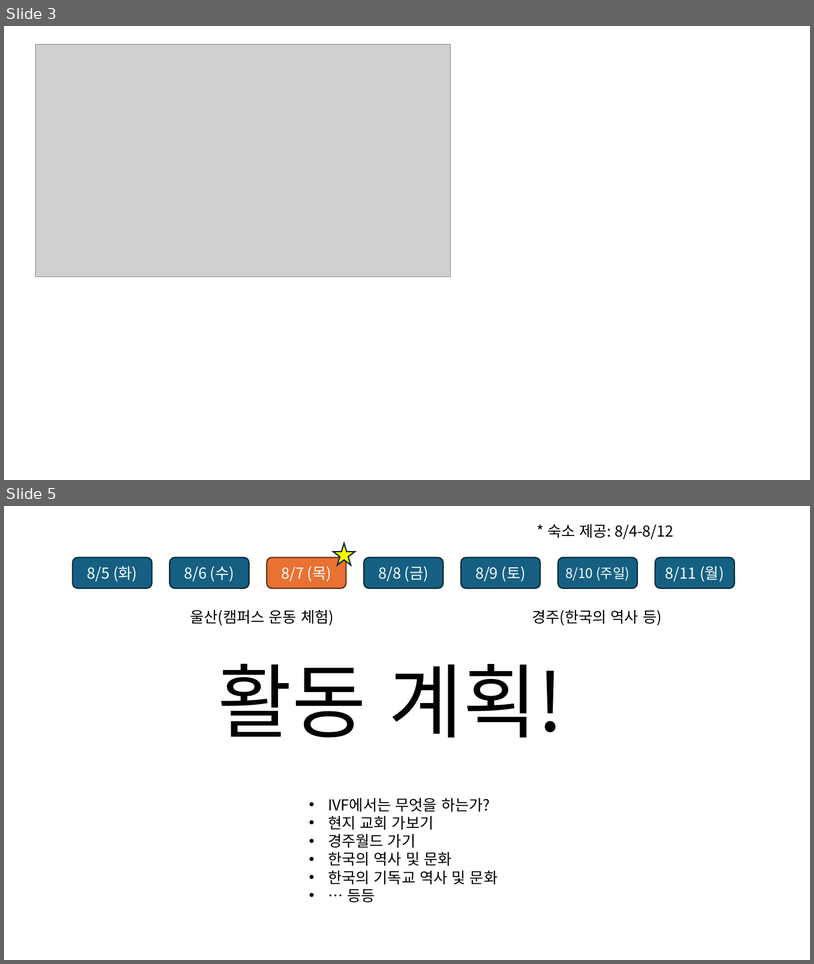
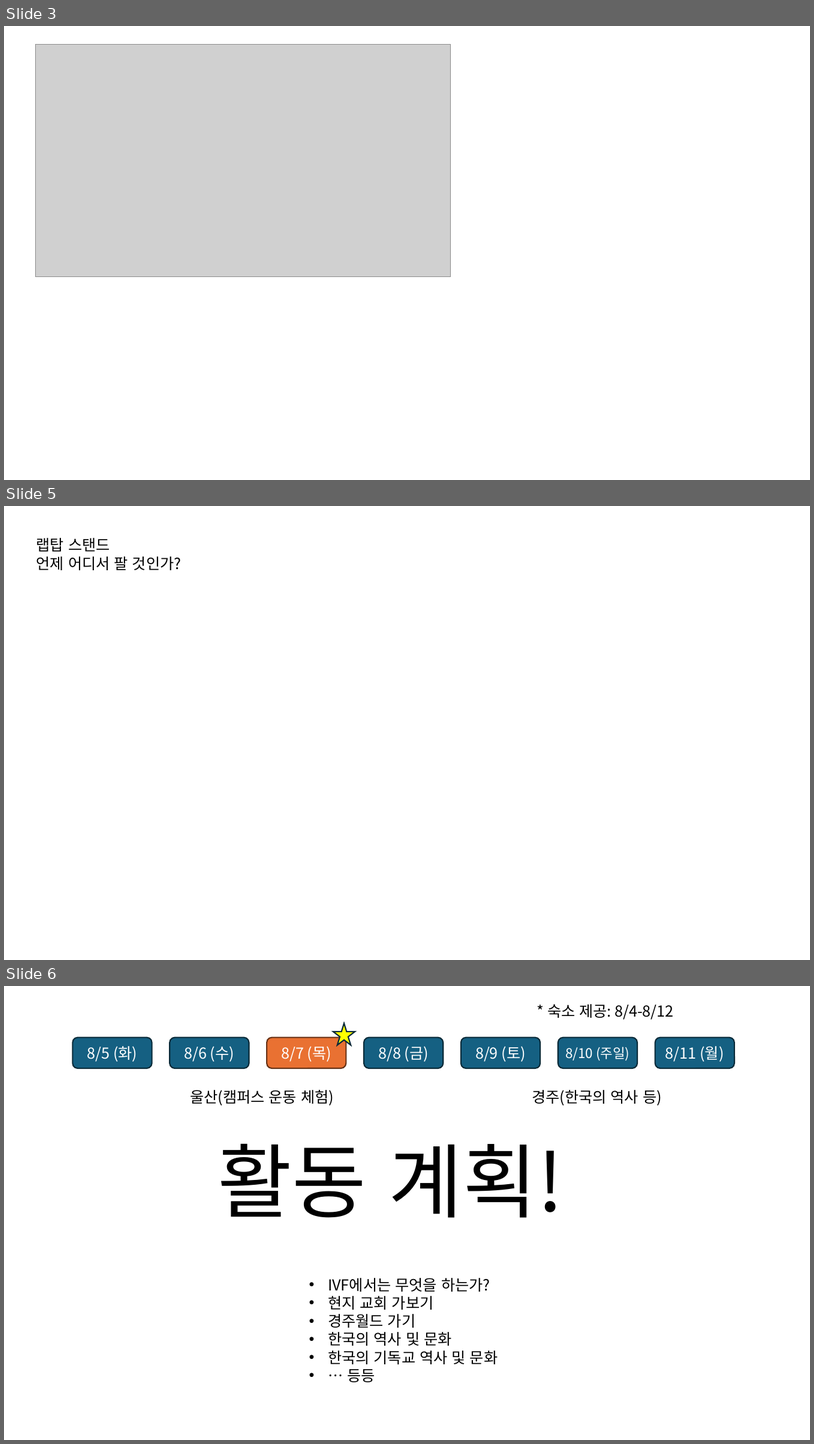
Before and after one commit to 51SB-ANTIMONY/2025-1_UNISTIVF-SEED, a slide deck: PPT/week5_필리핀 친구들 맞이할 준비하기_20250401.pptx. Shown one above the other, each under a label of ours: slides 3 and 5 before the commit, slides 3, 5 and 6 after it; the slides between them are not shown. The pictures are 814x964 and 814x1444 pixels, drawn with LibreOffice and Linux fonts; fonts in the diff are those of the drawing; grey boxes stand for pictures. Boxes give left, top, right and bottom in pixels: in the first picture for what was removed or moved away, otherwise in the second. Text is boxed around its words. In the diff, an @@ line names an element or a change of style, - is before the commit and + after.

```diff
--- a/PPT/week5_필리핀 친구들 맞이할 준비하기_20250401.pptx
+++ b/PPT/week5_필리핀 친구들 맞이할 준비하기_20250401.pptx
@@ slide 5 added at (4, 506, 810, 960), background #FFFFFF @@
@@ text added at (36, 538, 181, 570), 18 pt, text #000000 @@
+랩탑 스탠드
+언제 어디서 팔 것인가?
@@ what was slide 5 is now slide 6 @@
```
Also in this commit, not shown: 1 slide changed, 3 other files.
